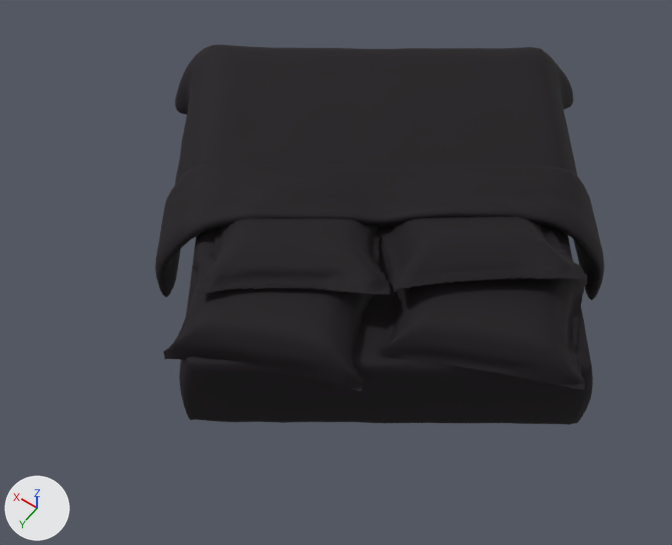
Two versions of the OBJ model assets/Bed.obj, one commit apart.
One viewpoint serves both versions: a 50 mm camera at (-6.47, 8.26, 11.45) aimed at (-1.35, 1.09, 0.19). Arrows for +X, +Y and +Z are at lower left; the lights stay in place. Where no turn or scale is listed for an object, it has been applied to the vertices.

The first picture shows 'Bed'.
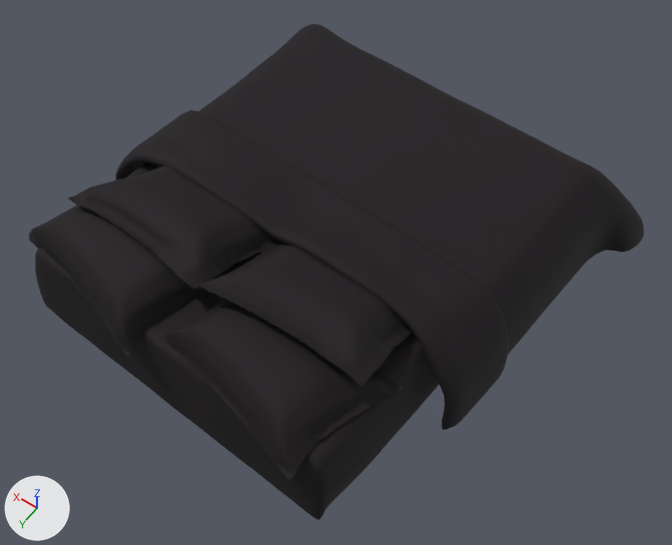
What the commit changed:
me_bed is used by ob_bed; location (0.0, 0.0, 0.0).
me_bed had 17860 vertices, 35696 faces and spanned x -5.57..3.55, y -5.01..4.34, z 0.01..2.22.
me_bed now has 17860 vertices, 35696 faces and spans x -4.88..2.31, y -3.23..4.71, z 0.04..2.26.
me_bed part 1: the loose piece of 4594 vertices spanning x -4.82..3.55, y -5.01..3.0, z 0.01..1.98 is turned -38.8 degrees about the z axis through its middle, then moved by (-0.49, 0.62, 0.03).
me_bed part 2: the loose piece of 2128 vertices spanning x -5.57..2.46, y -3.9..4.34, z 0.08..1.53 is turned -38.8 degrees about the z axis through its middle, then moved by (0.48, 0.92, 0.03).
me_bed part 3: the loose piece of 2782 vertices spanning x -3.24..-0.19, y 1.65..4.26, z 1.37..1.97 is turned -38.8 degrees about the z axis through its middle, then moved by (2.23, 0.42, 0.03).
me_bed part 4: the loose piece of 2788 vertices spanning x -5.5..-2.34, y -0.01..2.72, z 1.44..1.98 is turned -38.8 degrees about the z axis through its middle, then moved by (1.71, 2.16, 0.03).
me_bed part 5: the loose piece of 2782 vertices spanning x -2.97..0.11, y 0.67..3.57, z 1.44..2.22 is turned -38.8 degrees about the z axis through its middle, then moved by (1.64, 0.43, 0.03).
me_bed part 6: a new loose piece of 2786 vertices spanning x -3.44..-0.92, y 1.63..3.54, z 1.48..2.24, in mat_wire_177148027 (black #090007).
me_bed part 7: the loose piece of 2786 vertices spanning x -4.88..-1.76, y -0.85..2.15, z 1.45..2.21 is deleted.

Pixel boxes (x1, y1, x2, y2) of what changed, in the pictures (672 x 545 px; the box of a moved part takes in the faces that stretch with it):
'Bed', reshaped (37% wider, 30% taller)
    before: (155, 45, 604, 425)
    after: (29, 24, 644, 520)
part 1 of me_bed, moved or reshaped
    before: (155, 45, 604, 300)
    after: (116, 24, 644, 430)
part 2 of me_bed, moved or reshaped
    before: (179, 46, 593, 425)
    after: (35, 27, 439, 520)
part 3 of me_bed, moved or reshaped
    before: (163, 254, 374, 391)
    after: (29, 179, 224, 356)
part 4 of me_bed, moved or reshaped
    before: (376, 265, 587, 390)
    after: (163, 300, 403, 480)
part 5 of me_bed, moved or reshaped
    before: (197, 218, 390, 295)
    after: (68, 165, 275, 289)
part 6 of me_bed, added (black)
    after: (198, 240, 412, 387)
part 7 of me_bed, deleted (black)
    before: (378, 216, 587, 289)
